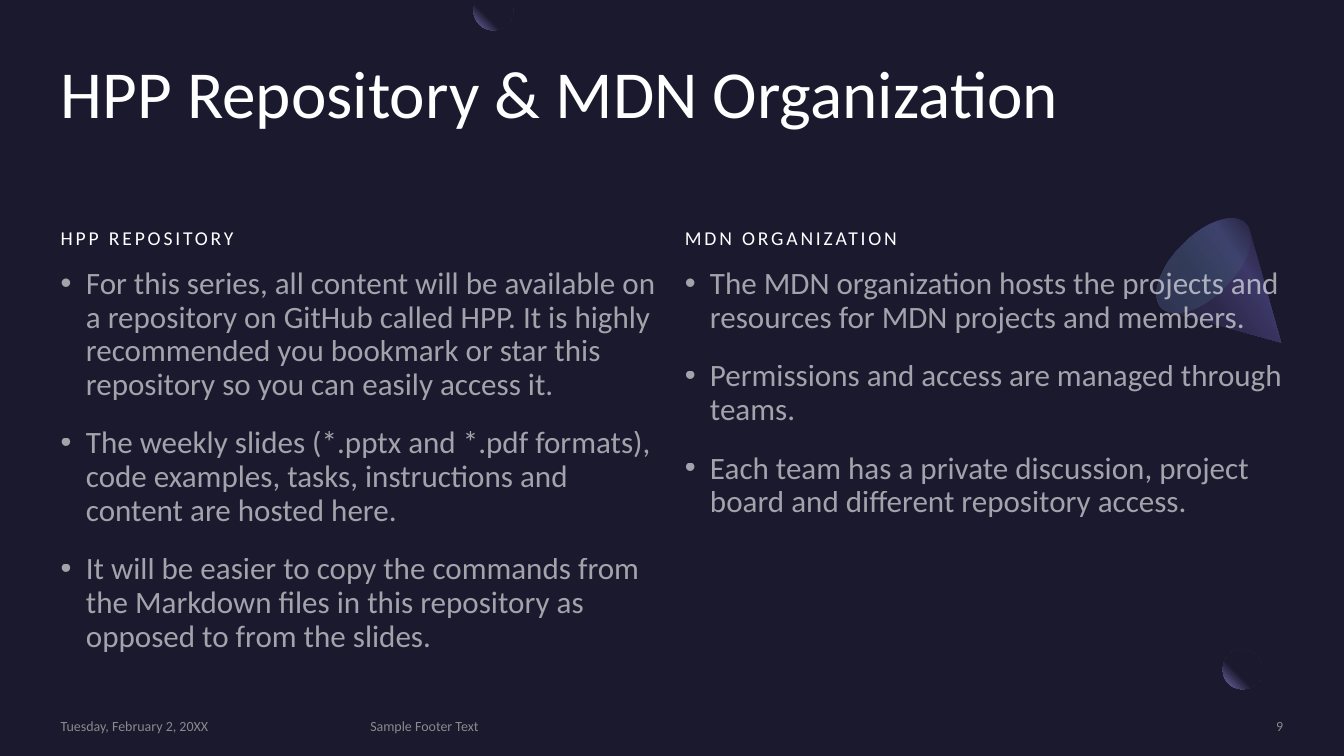
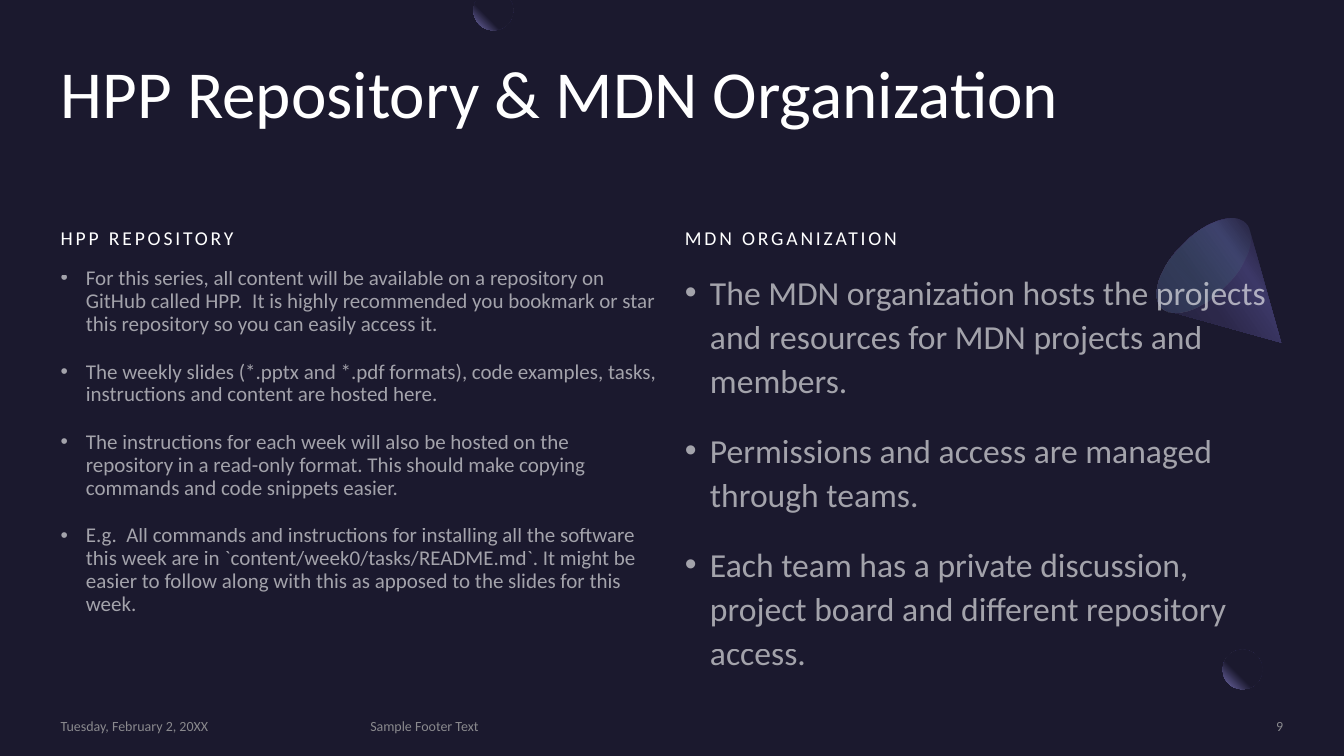
Before and after one commit to MonashDeepNeuron/HPP, a slide deck: slide 9 of content/week0/slides/week0.pptx. Drawn at 1344x756 pixels with LibreOffice and Linux fonts; fonts in the diff are those of the drawing. Boxes give left, top, right and bottom in pixels: in the first picture for what was removed or moved away, otherwise in the second. Text is boxed around its words. In the diff, an @@ line names an element or a change of style, - is before the commit and + after.

```diff
--- a/content/week0/slides/week0.pptx
+++ b/content/week0/slides/week0.pptx
@@ text "The MDN organization hosts the ..." at [710,277,1266,665]: size 22.2 to 24 pt; line spacing 0.9 to 1.1 @@
@@ text at [86,271,656,401]: size 22.2 to 15 pt in "For this series, all content will be ...", "The weekly slides (*.pptx and *.pdf formats), ..." @@
@@ text at [86,435,635,611]: text changed; size 22.2 to 15 pt @@
-• It will be easier to copy the commands from the Markdown files in this repository as opposed to from the slides.
+• The instructions for each week will also be hosted on the repository in a read-only format. This should make copying commands and code snippets easier.
+• E.g. All commands and instructions for installing all the software this week are in `content/week0/tasks/README.md`. It might be easier to follow along with this as apposed to the slides for this week.
```
Also in this commit, not shown: 6 other slides changed, 3 slides added, 1 other file.
